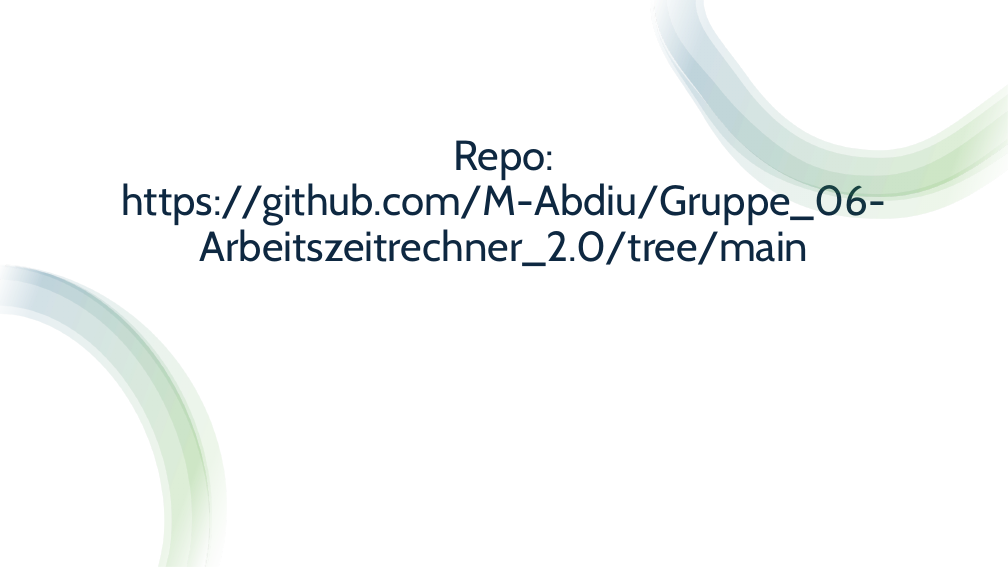
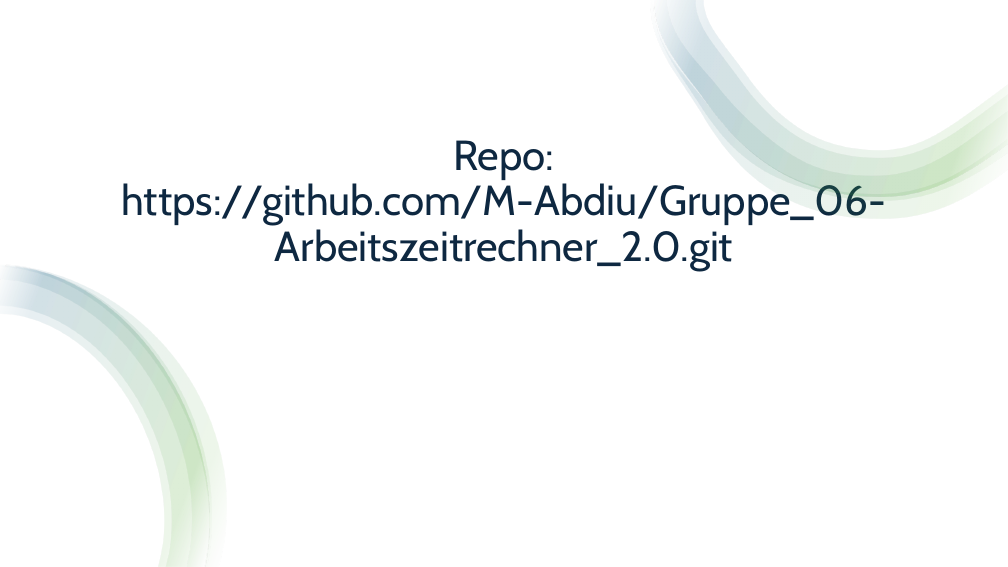
Before and after one commit to M-Abdiu/Gruppe_06-Arbeitszeitrechner_2.0, a slide deck: slide 11 of Gruppe_06-Arbeitszeitrechner_2.0/docs/Arbeitszeit-Auswertungsprogramm_v2.0.pptx. Drawn at 1008x567 pixels with LibreOffice and Linux fonts; fonts in the diff are those of the drawing. Boxes give left, top, right and bottom in pixels: in the first picture for what was removed or moved away, otherwise in the second. Text is boxed around its words. In the diff, an @@ line names an element or a change of style, - is before the commit and + after.

Commit message:
GIT URL updated

```diff
--- a/Gruppe_06-Arbeitszeitrechner_2.0/docs/Arbeitszeit-Auswertungsprogramm_v2.0.pptx
+++ b/Gruppe_06-Arbeitszeitrechner_2.0/docs/Arbeitszeit-Auswertungsprogramm_v2.0.pptx
@@ title at [122, 140, 887, 271]: text changed @@
-Repo:
-https://github.com/M-Abdiu/Gruppe_06-Arbeitszeitrechner_2.0/tree/main
+Repo:
+https://github.com/M-Abdiu/Gruppe_06-Arbeitszeitrechner_2.0.git
```
